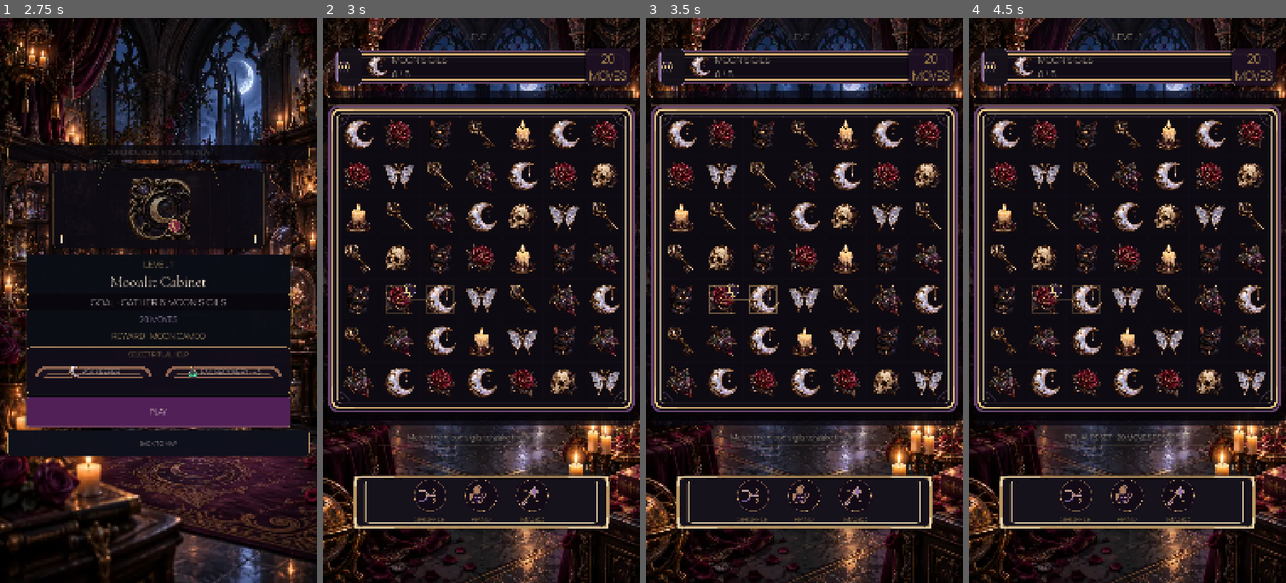
Above: before the commit, frames 1-4 (left to right).
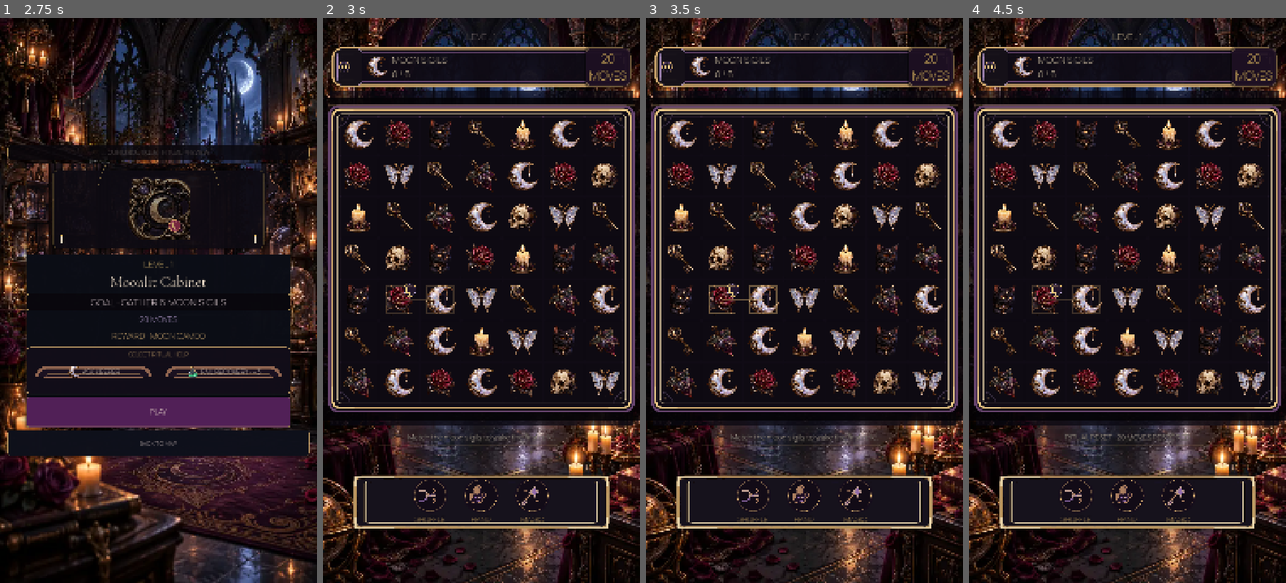
Above: after the commit, the same moments.

Repository: Jay-prodesign/akilta-match3
Game: Godot game, scene res://src/app/app_bootstrap.tscn
The game is run twice, just before and just after one commit, with the same random seed, the same clock (stepped at 60 frames per second) and the same inputs.
Inputs (mouse positions are in pixels of both pictures, inside the frame that each line leads up to):
- Up to frame 1 (2.75 s): click "ENTER THE HOUSE" at 0.5 s; click "PLAY LEVEL 1" at 1.25 s; click "1" at 2 s
- Up to frame 2 (3 s): click "PLAY" at 2.75 s
- Up to frame 3 (3.5 s): no input
- Up to frame 4 (4.5 s): click (994, 68) at 3.5 s; click "RESTART LEVEL" at 4.25 s

Frame 1 is identical in both runs. In frame 2, 2.5% of the frame differs, in the area x 2-98%, y 5-13%; in frame 3, 2.5%; in frame 4, 2.5%.

Commit message:
Use clean dedicated chrome for gameplay objective HUD

Diff:
--- a/src/ui/theme/production_chrome.gd
+++ b/src/ui/theme/production_chrome.gd
@@ -7,7 +7,7 @@
 const PRIMARY_ACTION_PATH := "res://assets/ui/chrome/gbl_ui_action_primary_9s_v01.svg"
 const UTILITY_ACTION_PATH := "res://assets/ui/chrome/gbl_ui_action_utility_9s_v01.svg"
 const GAMEPLAY_FRAME_PATH := "res://assets/board/gbl_board_ritual_frame_9s_base_v01.png"
-const GAMEPLAY_HUD_FRAME_PATH := "res://assets/board/gbl_board_ritual_frame_9s_gothic_v03.svg"
+const GAMEPLAY_HUD_FRAME_PATH := "res://assets/ui/gameplay/hud_objective_frame_v01.svg"
 
 static var _primary_panel: StyleBoxTexture
 static var _top_shell: StyleBoxTexture
@@ -201,7 +201,7 @@
 
 static func gameplay_hud_frame() -> StyleBoxTexture:
 	if _gameplay_hud_frame == null:
-		_gameplay_hud_frame = _style(9.0, 92.0, GAMEPLAY_HUD_FRAME_PATH)
+		_gameplay_hud_frame = _style(9.0, 64.0, GAMEPLAY_HUD_FRAME_PATH)
 	return _gameplay_hud_frame
 
 static func apply_gameplay_shell(panel: Control, kind: String) -> bool:
